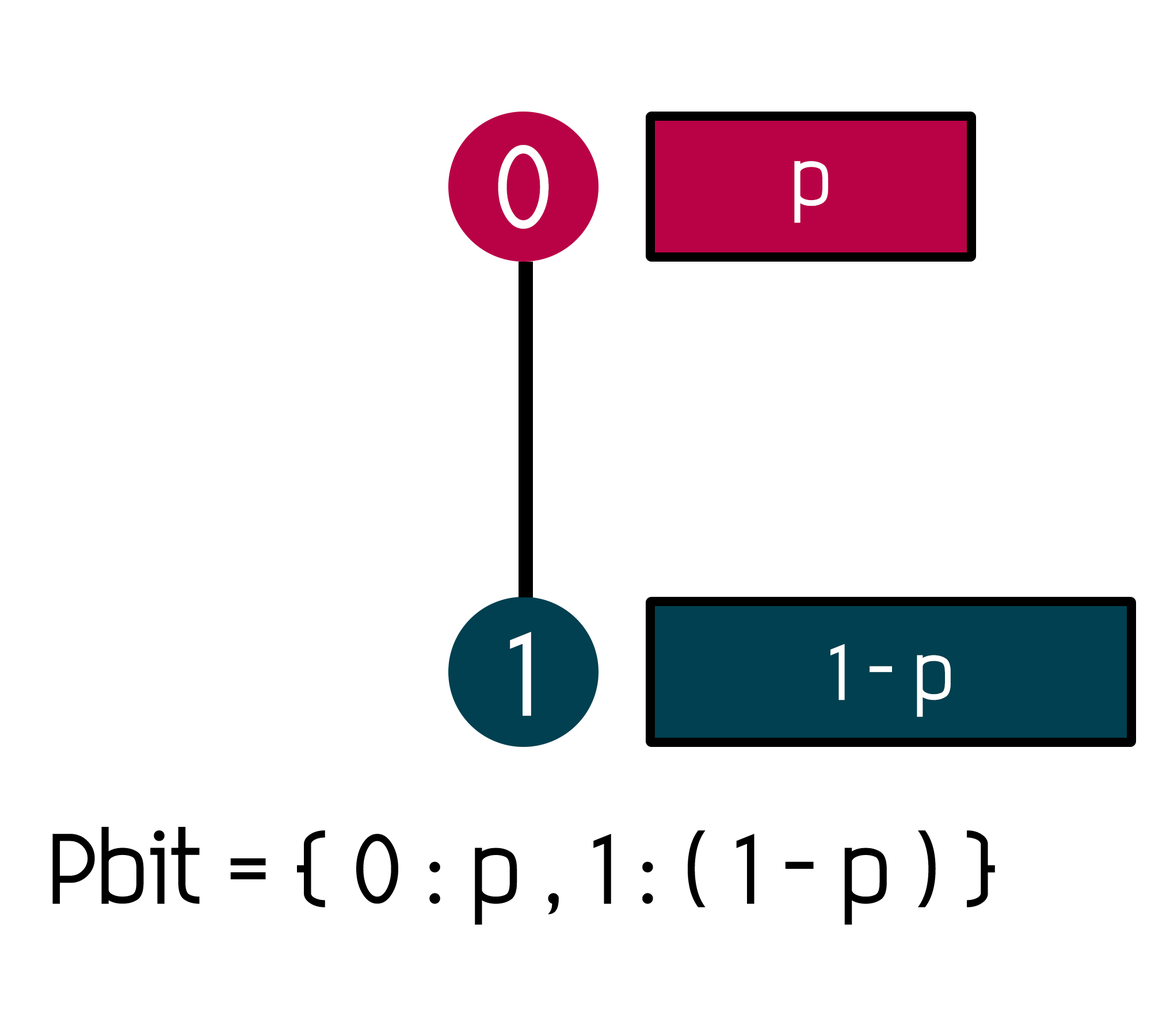
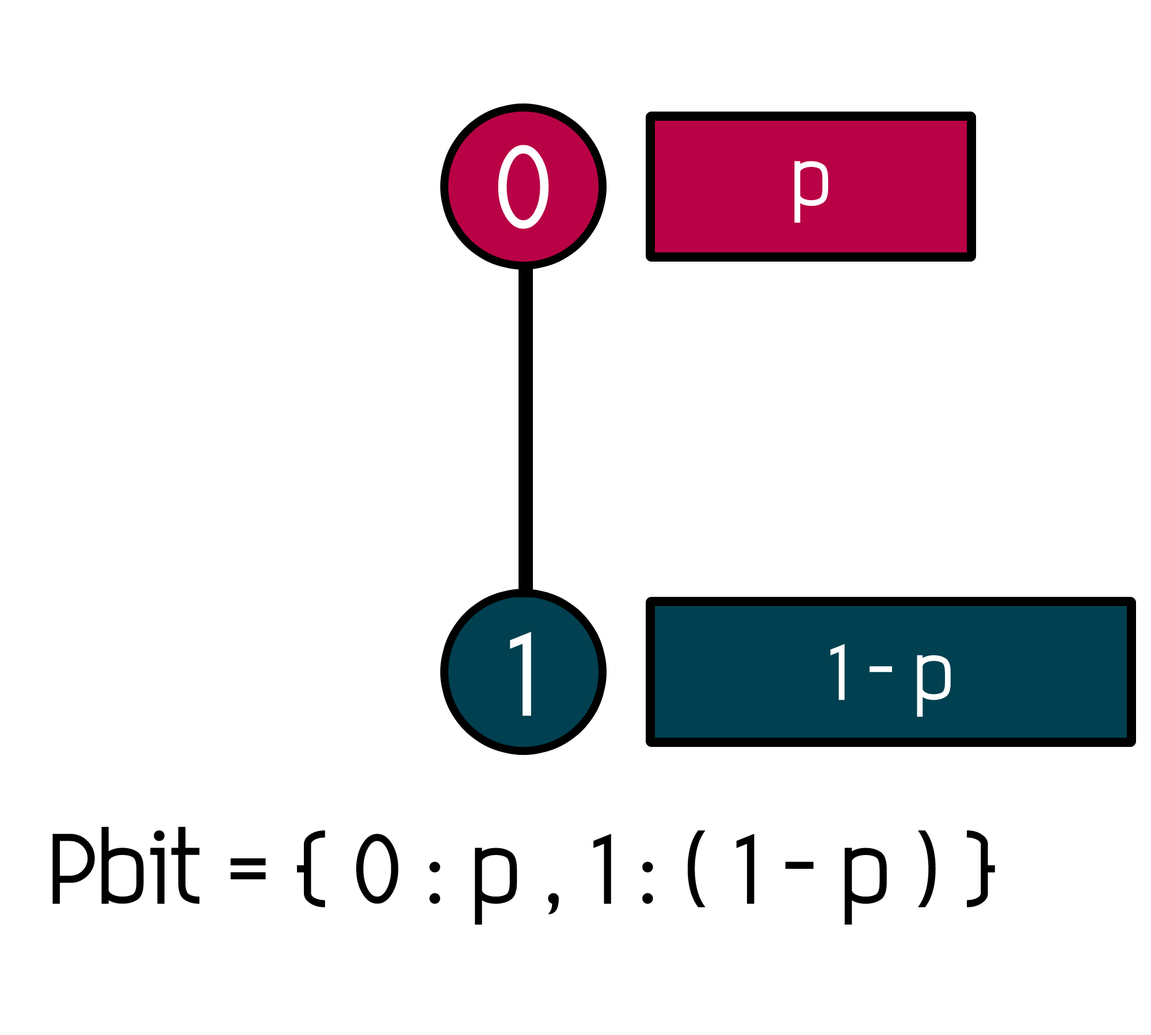
Layer changes from the first (1151, 1035) image to the second:
pixels changed over [left=440, top=103, right=951, bottom=756] (layer not identified)
